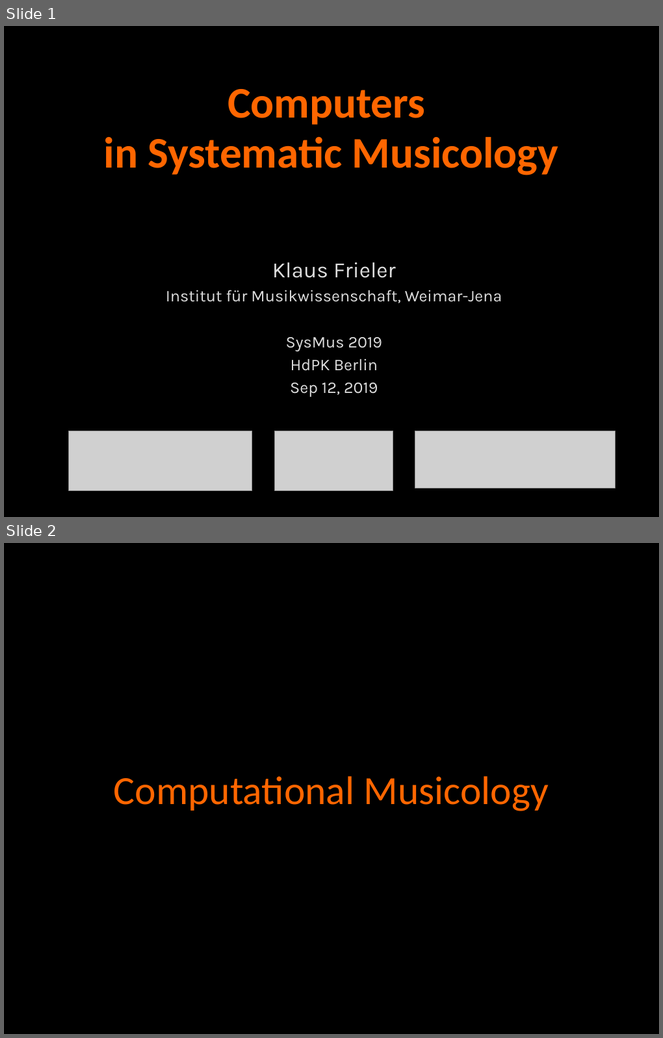
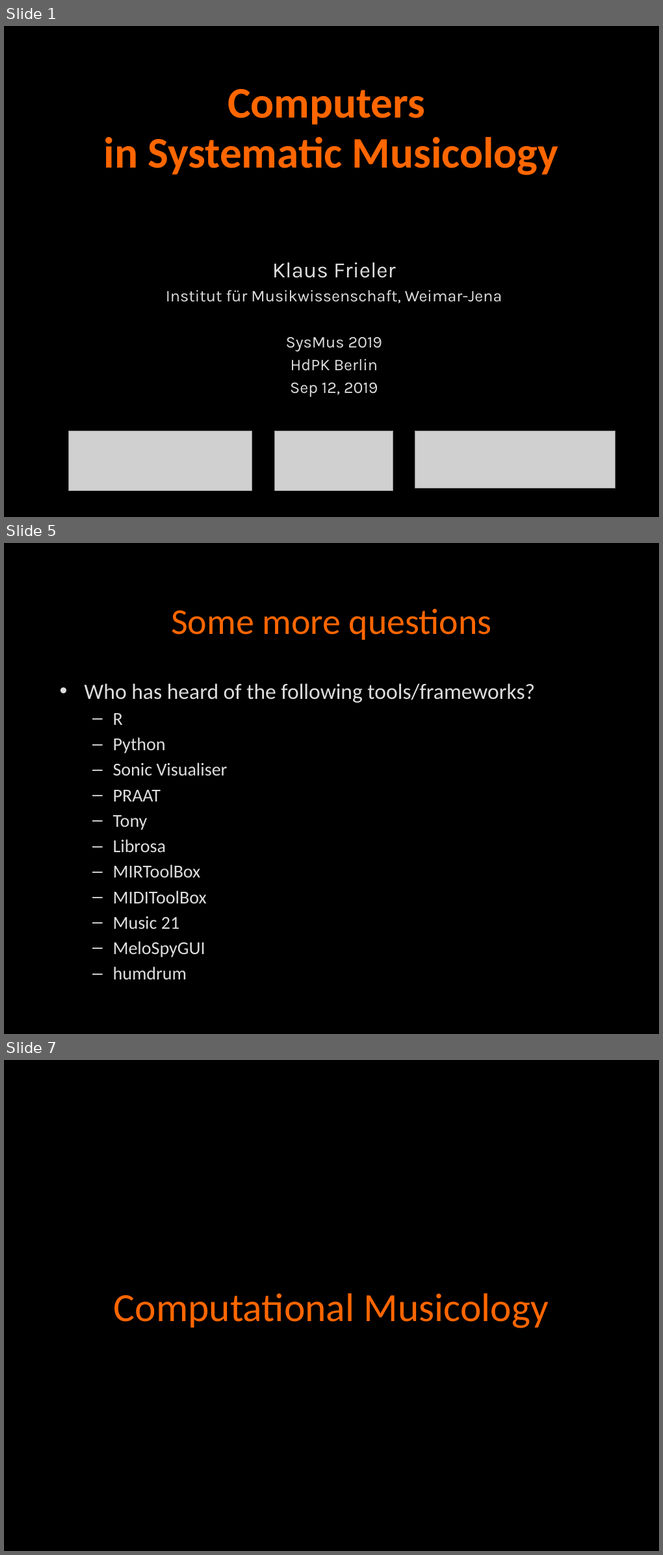
Before and after one commit to klausfrieler/digthatlick_lecture, a slide deck: frieler_ComSysMus_workshop.pptx. Shown one above the other, each under a label of ours: slides 1 and 2 before the commit, slides 1, 5 and 7 after it; the slides between them are not shown. The pictures are 663x1038 and 663x1555 pixels, drawn with LibreOffice and Linux fonts; fonts in the diff are those of the drawing; grey boxes stand for pictures. Boxes give left, top, right and bottom in pixels: in the first picture for what was removed or moved away, otherwise in the second. Text is boxed around its words. In the diff, an @@ line names an element or a change of style, - is before the commit and + after.

```diff
--- a/frieler_ComSysMus_workshop.pptx
+++ b/frieler_ComSysMus_workshop.pptx
@@ slide 5 added at (x1=4, y1=543, x2=659, y2=1034), background #000000; not listed: 2 template elements that a slide beside it also shows @@
@@ title added at (x1=53, y1=581, x2=610, y2=657), outline #000000 0.75 pt, 40 pt, text #FF6600 @@
+Some more questions
@@ text added at (x1=53, y1=674, x2=610, y2=980), outline #000000 0.75 pt, 20 pt, text #DDDDDD @@
+• Who has heard of the following tools/frameworks?
+  – R
+  – Python
+  – Sonic Visualiser
+  – PRAAT
+  – Tony
+  – Librosa
+  – MIRToolBox
+  – MIDIToolBox
+  – Music 21
+  – MeloSpyGUI
+  – humdrum
@@ what was slide 2 is now slide 7 @@
```
Also in this commit, not shown: 6 slides changed, 9 other slides added, 1 slide removed, 1 other file.
